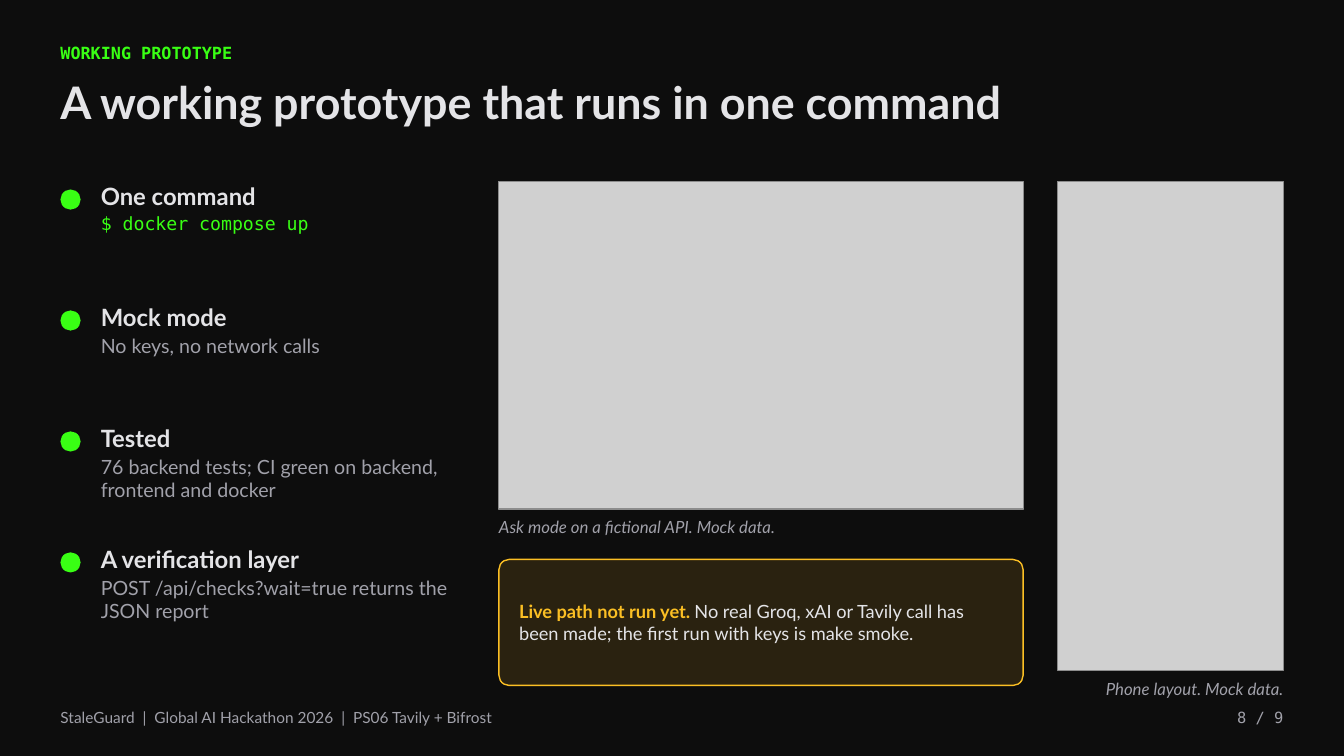
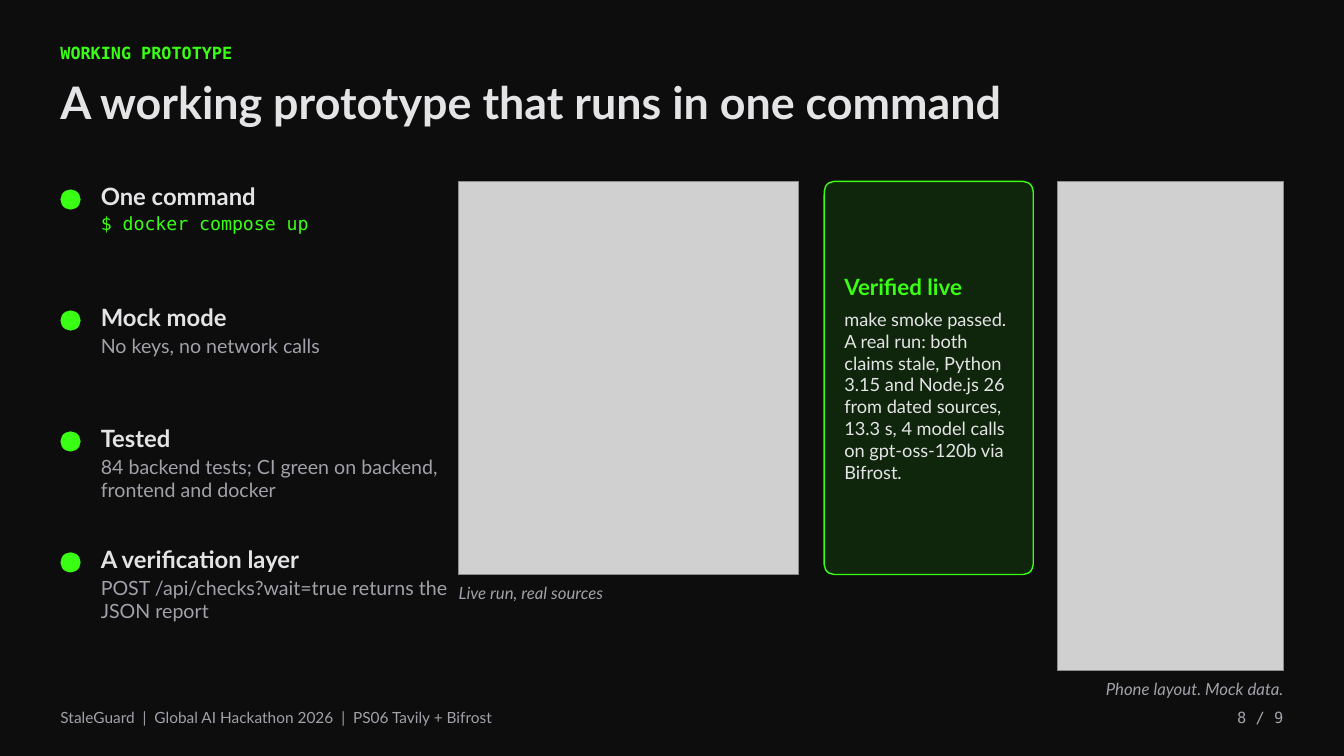
Before and after one commit to 6rzan/StaleGuard, a slide deck: slide 8 of docs/pitch/StaleGuard-pitch.pptx. Drawn at 1344x756 pixels with LibreOffice and Linux fonts; fonts in the diff are those of the drawing; grey boxes stand for pictures. Boxes give left, top, right and bottom in pixels: in the first picture for what was removed or moved away, otherwise in the second. Text is boxed around its words. In the diff, an @@ line names an element or a change of style, - is before the commit and + after.

Commit message:
docs: deck shows the verified live run

```diff
--- a/docs/pitch/StaleGuard-pitch.pptx
+++ b/docs/pitch/StaleGuard-pitch.pptx
@@ picture: place and size @@
-picture at <box>499,181,1023,509</box>
+picture at <box>459,181,800,575</box>
@@ rounded rectangle added at <box>825,181,1033,575</box>, fill #10260C, outline #39FF14 1 pt @@
@@ text at <box>844,278,1006,479</box>: text changed @@
-Live path not run yet. No real Groq, xAI or Tavily call has been made; the first run with keys is make smoke.
+Verified live
+make smoke passed. A real run: both claims stale, Python 3.15 and Node.js 26 from dated sources, 13.3 s, 4 model calls on gpt-oss-120b via Bifrost.
@@ text at <box>101,459,437,497</box>: text changed @@
-76 backend tests; CI green on backend, frontend and docker
+84 backend tests; CI green on backend, frontend and docker
@@ text removed at <box>499,520,775,535</box> @@
-Ask mode on a fictional API. Mock data.
@@ rounded rectangle removed at <box>499,560,1023,686</box> @@
@@ text added at <box>459,586,603,601</box>, 12 pt, text #A1A1AA, italic @@
+Live run, real sources
```
Also in this commit, not shown: 2 other slides changed, 2 other files.
